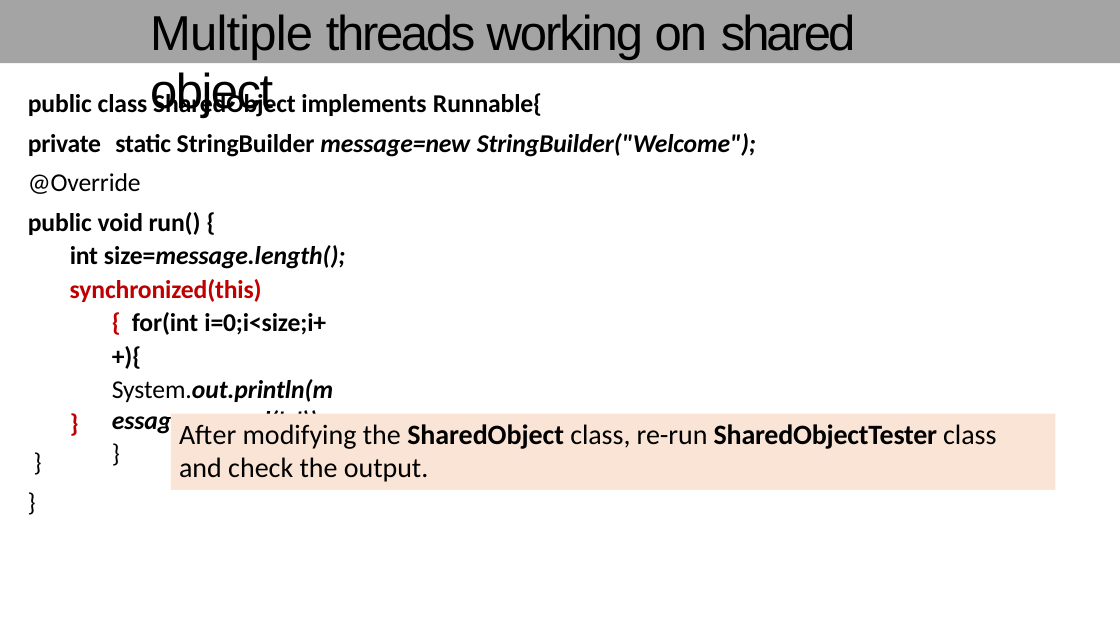
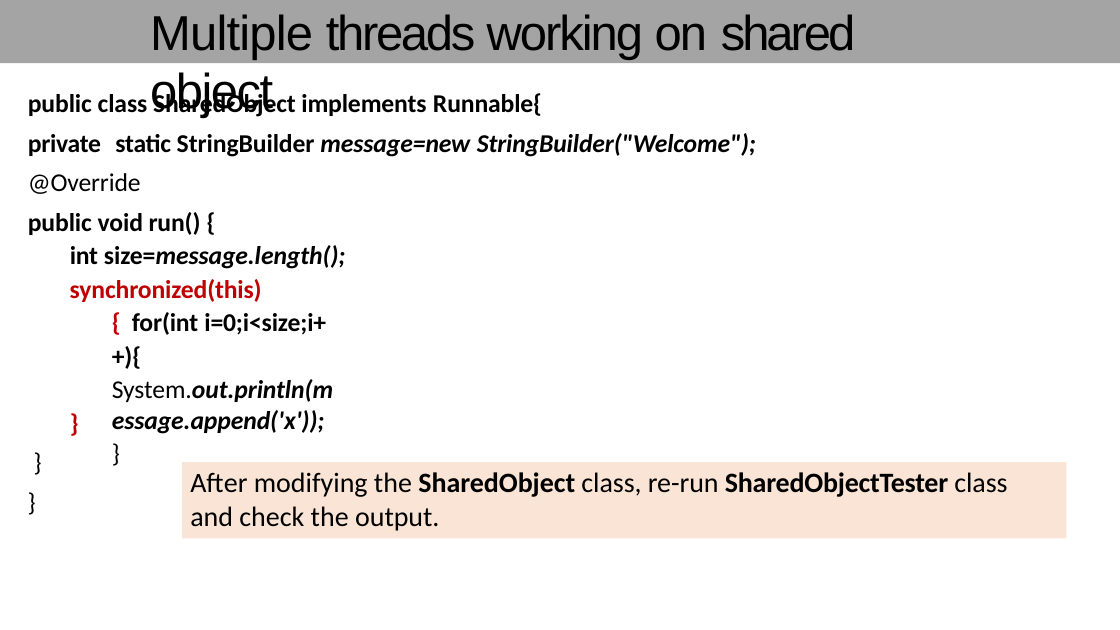
Before and after one commit to VenuGopal1899/sapient2021, a slide deck: slide 24 of Day10/JavaMultithreadNew.pptx. Drawn at 1120x630 pixels with LibreOffice and Linux fonts; fonts in the diff are those of the drawing. Boxes give left, top, right and bottom in pixels: in the first picture for what was removed or moved away, otherwise in the second. Text is boxed around its words. In the diff, an @@ line names an element or a change of style, - is before the commit and + after.

Commit message:
Multithread  PPTs
Multithread  PPTs

```diff
--- a/Day10/JavaMultithreadNew.pptx
+++ b/Day10/JavaMultithreadNew.pptx
@@ rectangle "After modifying the SharedObject class, ...": place and size @@
-rectangle "After modifying the SharedObject class, ..." at box(171, 413, 1055, 490)
+rectangle "After modifying the SharedObject class, ..." at box(182, 462, 1067, 539)
```
Also in this commit, not shown: 1 other file.
